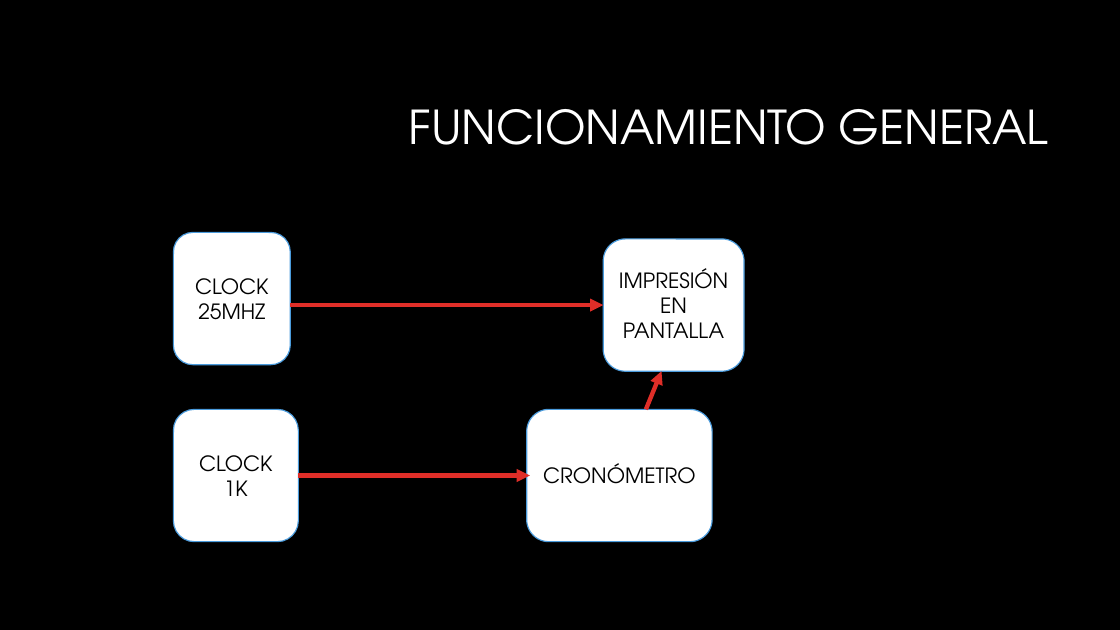
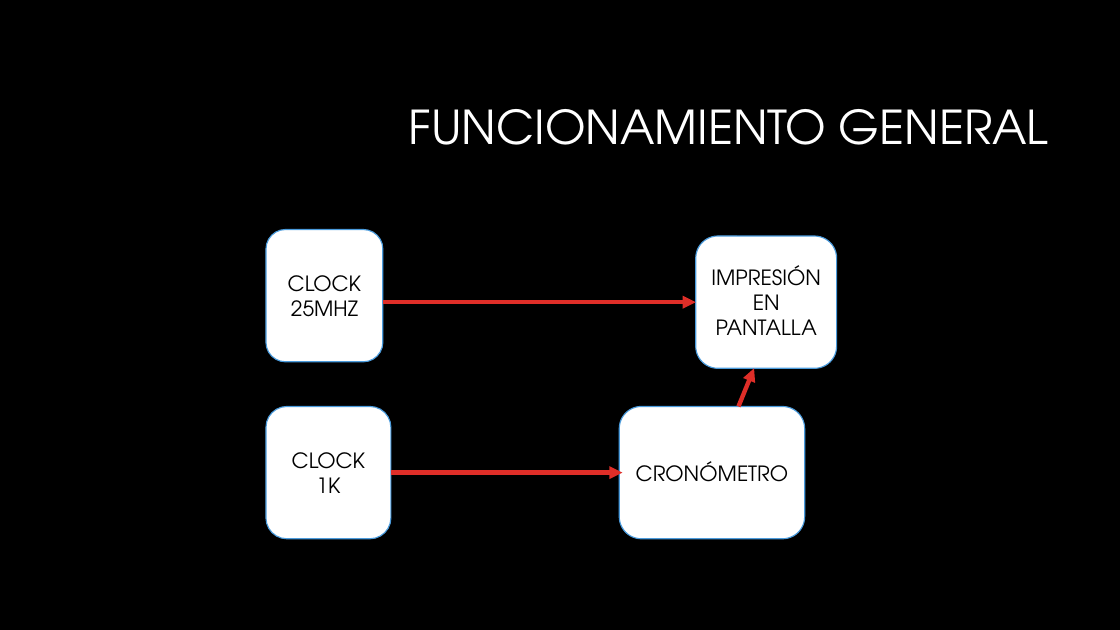
Before and after one commit to ITBA-E3-2018/tpf-team-1, a slide deck: slide 2 of Presentacion electro III.pptx. Drawn at 1120x630 pixels with LibreOffice and Linux fonts; fonts in the diff are those of the drawing; background and template pictures are left out. Boxes give left, top, right and bottom in pixels: in the first picture for what was removed or moved away, otherwise in the second. Text is boxed around its words. In the diff, an @@ line names an element or a change of style, - is before the commit and + after.

```diff
--- a/Presentacion electro III.pptx
+++ b/Presentacion electro III.pptx
@@ arrow moved from (291, 305) - (603, 305) to (383, 302) - (696, 302) @@
@@ arrow moved from (646, 409) - (662, 371) to (739, 407) - (755, 369) @@
@@ rounded rectangle "CLOCK 1K": place and size @@
-rounded rectangle "CLOCK 1K" at box(173, 409, 298, 541)
+rounded rectangle "CLOCK 1K" at box(266, 407, 392, 539)
@@ rounded rectangle "CRONÓMETRO": place and size @@
-rounded rectangle "CRONÓMETRO" at box(527, 409, 712, 541)
+rounded rectangle "CRONÓMETRO" at box(619, 407, 805, 539)
@@ 2 rounded rectangles, 1 arrow: place and size @@
-2 rounded rectangles, 1 arrow at box(173, 233, 744, 476)
+2 rounded rectangles, 1 arrow at box(266, 229, 837, 473)
```
Also in this commit, not shown: 3 other slides changed.
